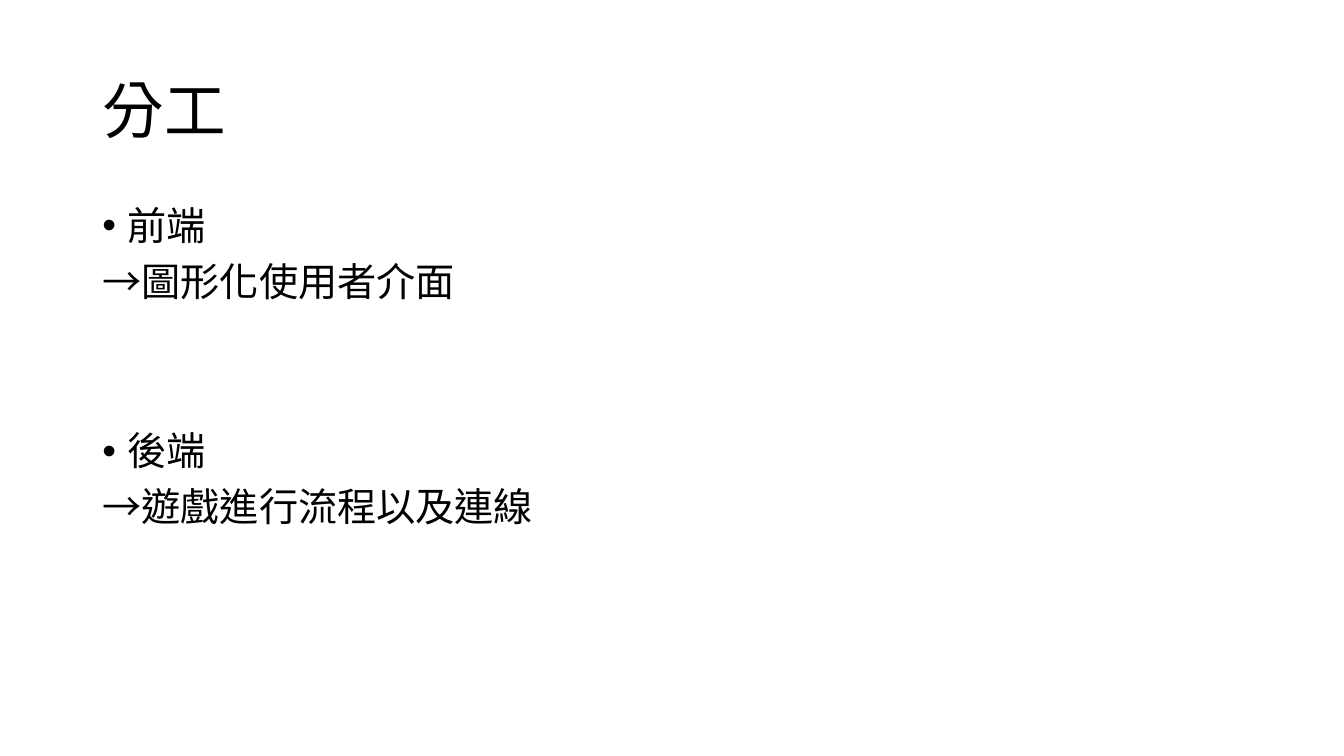
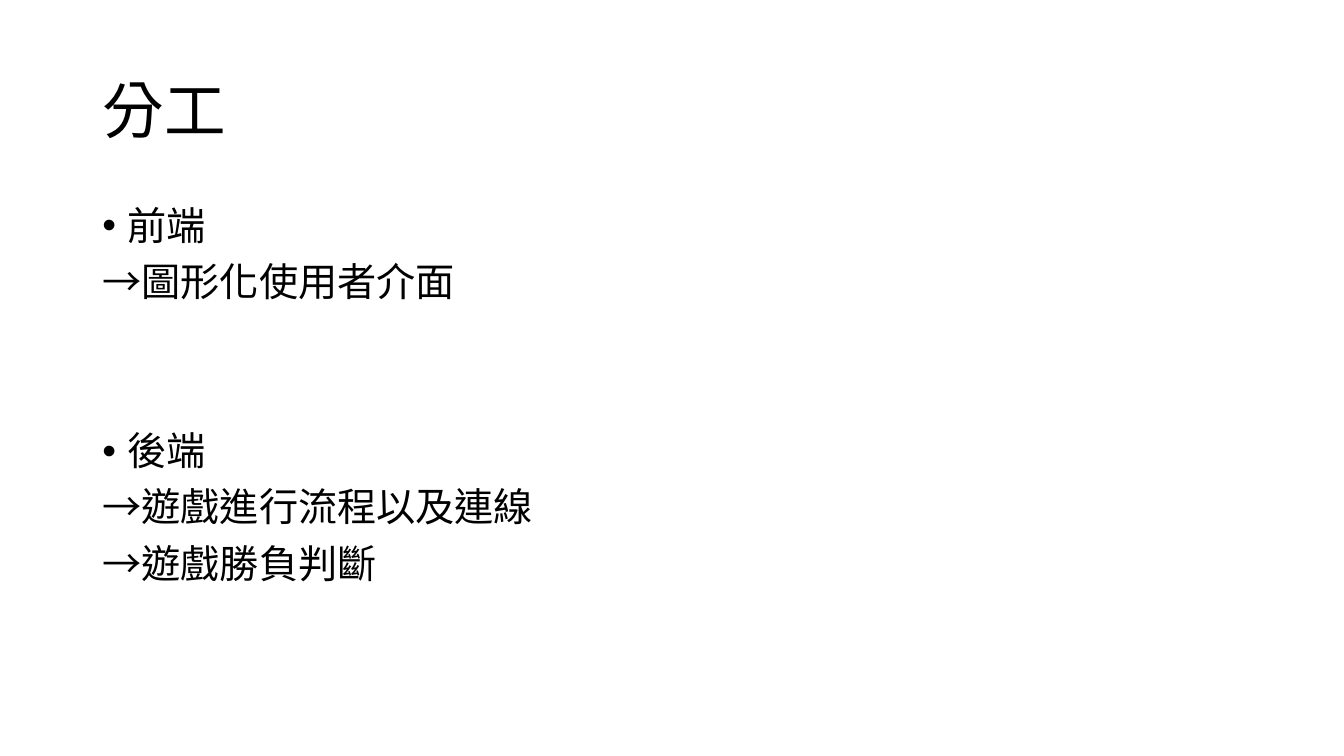
Before and after one commit to Joe-lin-ezra/BattleShip, a slide deck: slide 6 of doc/網路程式設計報告.pptx (slide 11 before the commit). Drawn at 1344x756 pixels with LibreOffice and Linux fonts; fonts in the diff are those of the drawing. Boxes give left, top, right and bottom in pixels: in the first picture for what was removed or moved away, otherwise in the second. Text is boxed around its words. In the diff, an @@ line names an element or a change of style, - is before the commit and + after.

```diff
--- a/doc/網路程式設計報告.pptx
+++ b/doc/網路程式設計報告.pptx
@@ text at box(102, 545, 376, 582): paragraph added @@
+→遊戲勝負判斷
```
Also in this commit, not shown: 4 other slides changed, 5 slides added, 7 slides removed.
